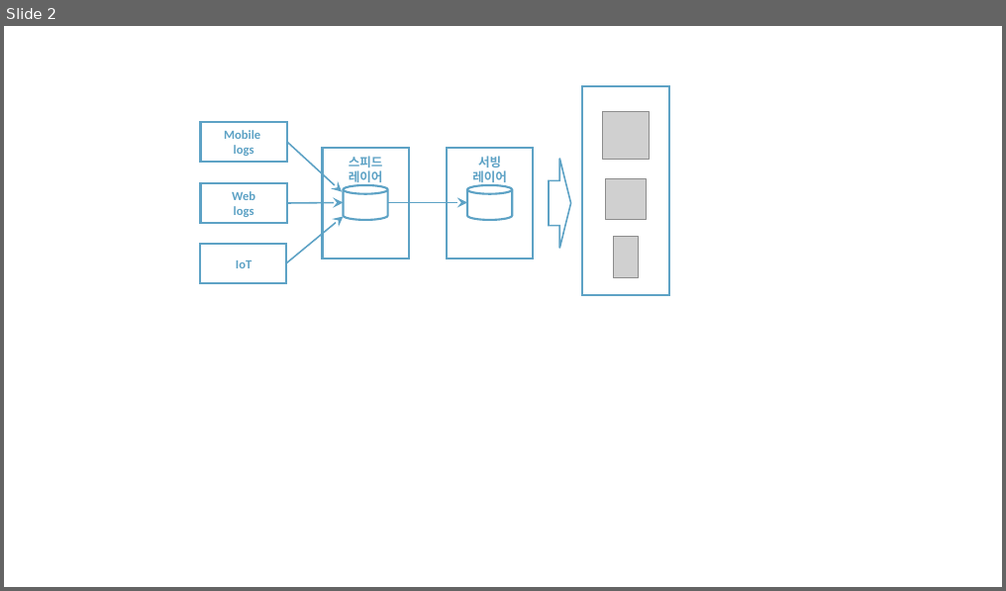
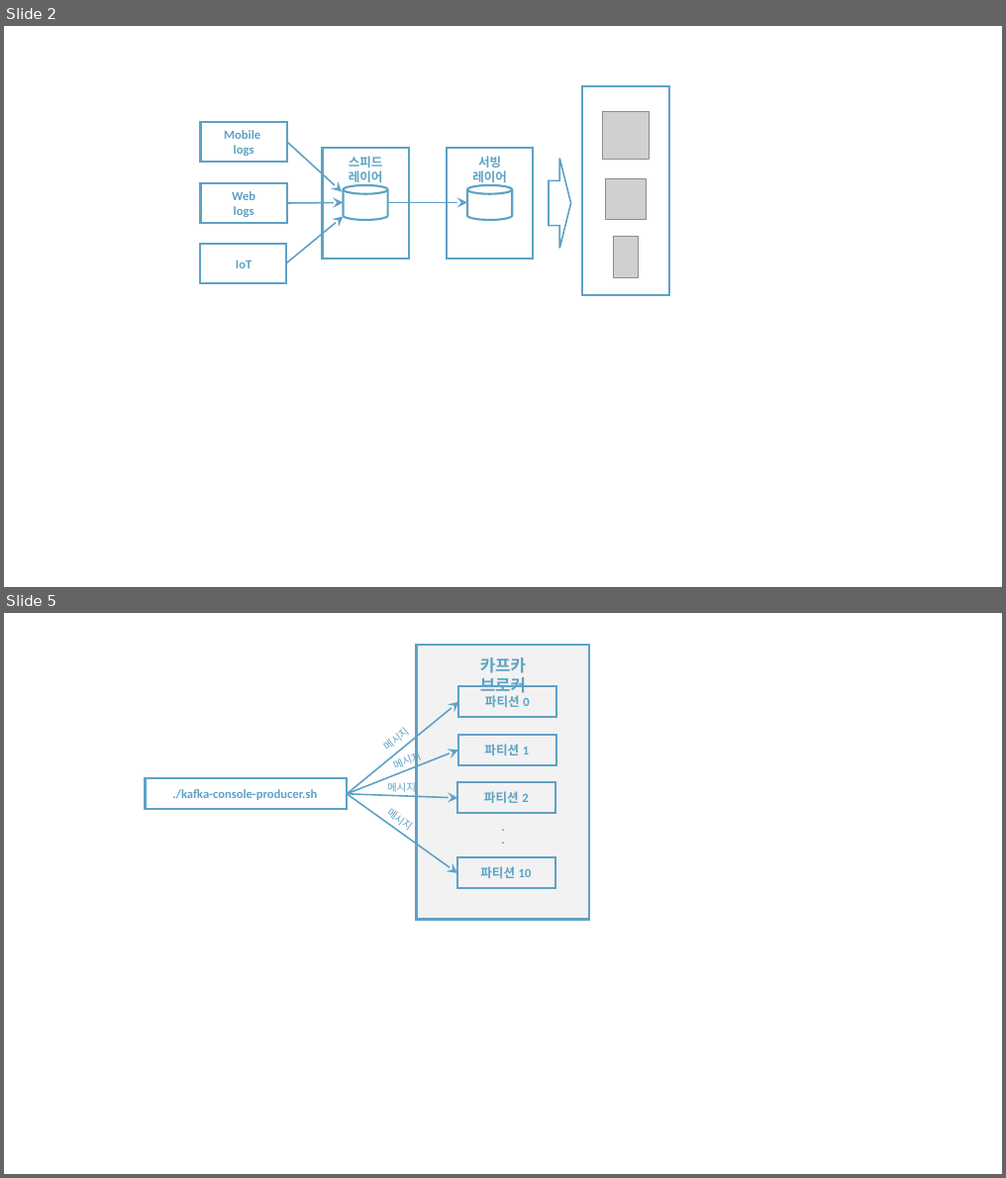
Before and after one commit to rudaks-han/book-summary, a slide deck: 아파치카프카_with자바/ref/프레젠테이션1.pptx. Shown one above the other, each under a label of ours: slide 2 before the commit, slides 2 and 5 after it; the slides between them are not shown. The pictures are 1006x591 and 1006x1178 pixels, drawn with LibreOffice and Linux fonts; fonts in the diff are those of the drawing; grey boxes stand for pictures. Boxes give left, top, right and bottom in pixels: in the first picture for what was removed or moved away, otherwise in the second. Text is boxed around its words. In the diff, an @@ line names an element or a change of style, - is before the commit and + after.

```diff
--- a/아파치카프카_with자바/ref/프레젠테이션1.pptx
+++ b/아파치카프카_with자바/ref/프레젠테이션1.pptx
@@ slide 5 added at box(4, 613, 1002, 1174), background #FFFFFF @@
@@ rectangle added at box(417, 646, 589, 920), fill #F2F2F2, outline #5DA2C5 2 pt @@
@@ text added at box(480, 658, 526, 696), 16 pt, text #5DA2C5, bold @@
+카프카 브로커
@@ rectangle added at box(459, 686, 557, 717), outline #5DA2C5 2 pt @@
@@ text added at box(485, 695, 529, 707), 12 pt, text #5DA2C5, bold @@
+파티션 0
@@ arrow added from (347, 794) to (459, 702), #5DA2C5 1.5 pt @@
@@ arrow added from (347, 794) to (458, 750), #5DA2C5 1.5 pt @@
@@ text added at box(388, 740, 422, 765), 10 pt, text #5DA2C5 @@
+메시지
@@ text added at box(395, 756, 413, 773), 10 pt, text #5DA2C5 @@
+메시지
@@ rectangle added at box(458, 735, 556, 765), outline #5DA2C5 2 pt @@
@@ text added at box(484, 744, 529, 756), 12 pt, text #5DA2C5, bold @@
+파티션 1
@@ rectangle added at box(145, 778, 347, 809), outline #5DA2C5 2 pt @@
@@ text added at box(172, 789, 317, 800), 12 pt, text #5DA2C5, bold @@
+./kafka-console-producer.sh
@@ text added at box(387, 781, 416, 795), 10 pt, text #5DA2C5 @@
+메시지
@@ rectangle added at box(457, 783, 555, 814), outline #5DA2C5 2 pt @@
@@ arrow added from (347, 794) to (457, 798), #5DA2C5 1.5 pt @@
@@ arrow added from (347, 794) to (457, 873), #5DA2C5 1.5 pt @@
@@ text added at box(386, 808, 410, 829), 10 pt, text #5DA2C5 @@
+메시지
@@ text added at box(457, 816, 549, 839), 12 pt, text #5DA2C5, bold @@
+.
@@ text added at box(484, 791, 528, 803), 12 pt, text #5DA2C5, bold @@
+파티션 2
@@ text added at box(457, 828, 549, 851), 12 pt, text #5DA2C5, bold @@
+.
@@ rectangle added at box(457, 858, 555, 888), outline #5DA2C5 2 pt @@
@@ text added at box(480, 866, 532, 878), 12 pt, text #5DA2C5, bold @@
+파티션 10
```
Also in this commit, not shown: 3 other slides added, 7 other files.
